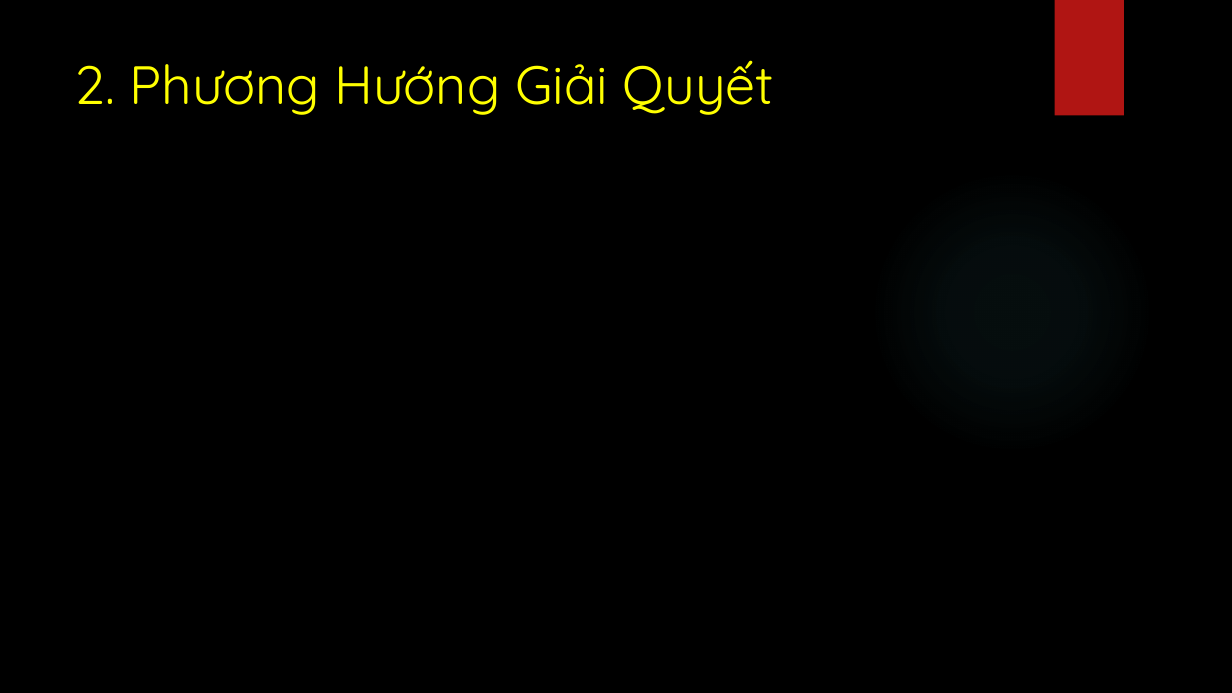
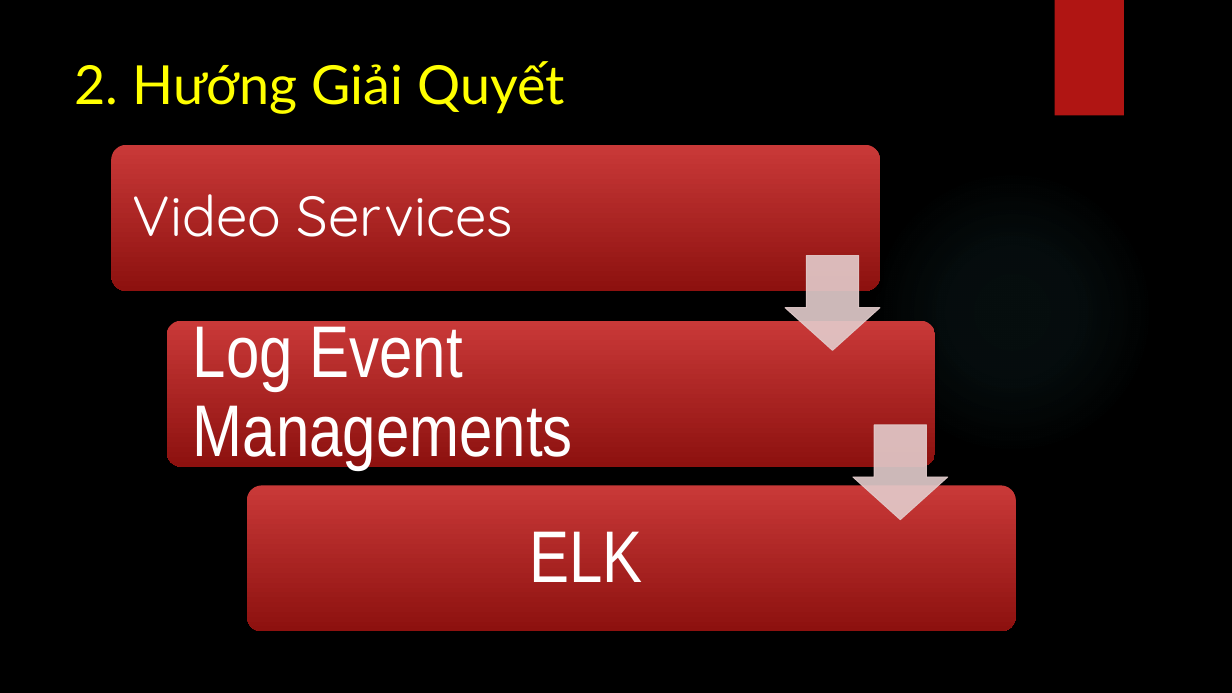
Before and after one commit to PhatBK/videojs-event-tracking-plugin, a slide deck: slide 5 of serminal/slides.pptx (slide 4 before the commit). Drawn at 1232x693 pixels with LibreOffice and Linux fonts; fonts in the diff are those of the drawing; background and template pictures are left out. Boxes give left, top, right and bottom in pixels: in the first picture for what was removed or moved away, otherwise in the second. Text is boxed around its words. In the diff, an @@ line names an element or a change of style, - is before the commit and + after.

```diff
--- a/serminal/slides.pptx
+++ b/serminal/slides.pptx
@@ title at box(75, 61, 564, 114): text changed; font Quicksand to Lato @@
-2. Phương Hướng Giải Quyết
+2. Hướng Giải Quyết
@@ group added at box(112, 145, 1016, 631): 3 rounded rectangles, 3 texts, 2 down arrows @@
+Video Services
+Log Event Managements
+ELK
```
Also in this commit, not shown: 9 other slides changed, 5 slides added, 1 slide removed.
